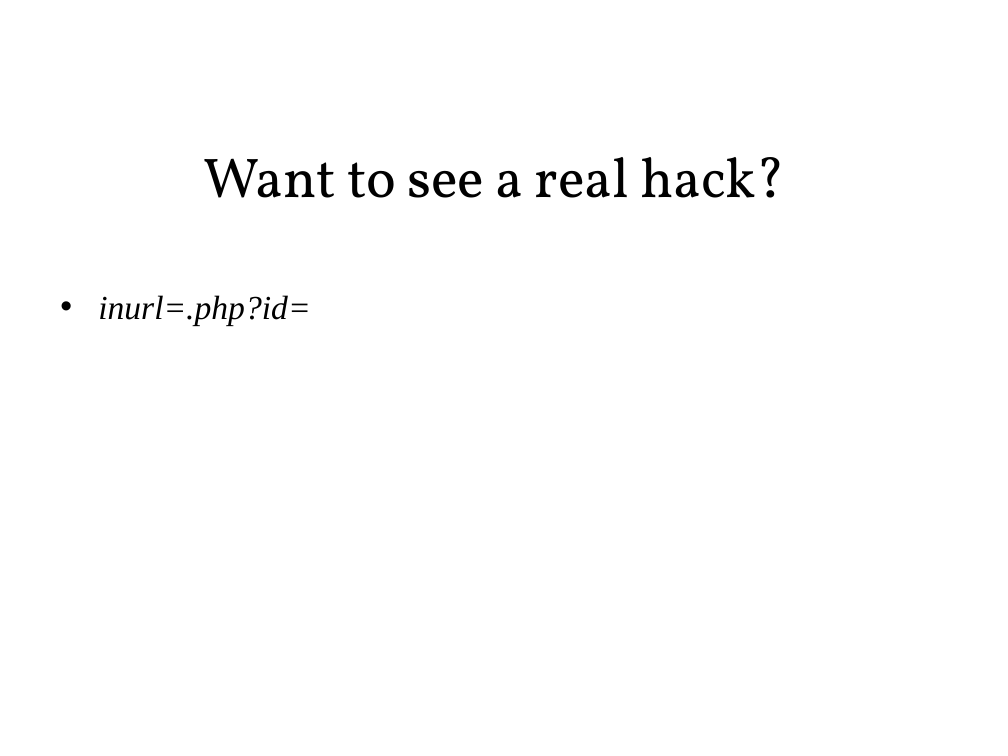
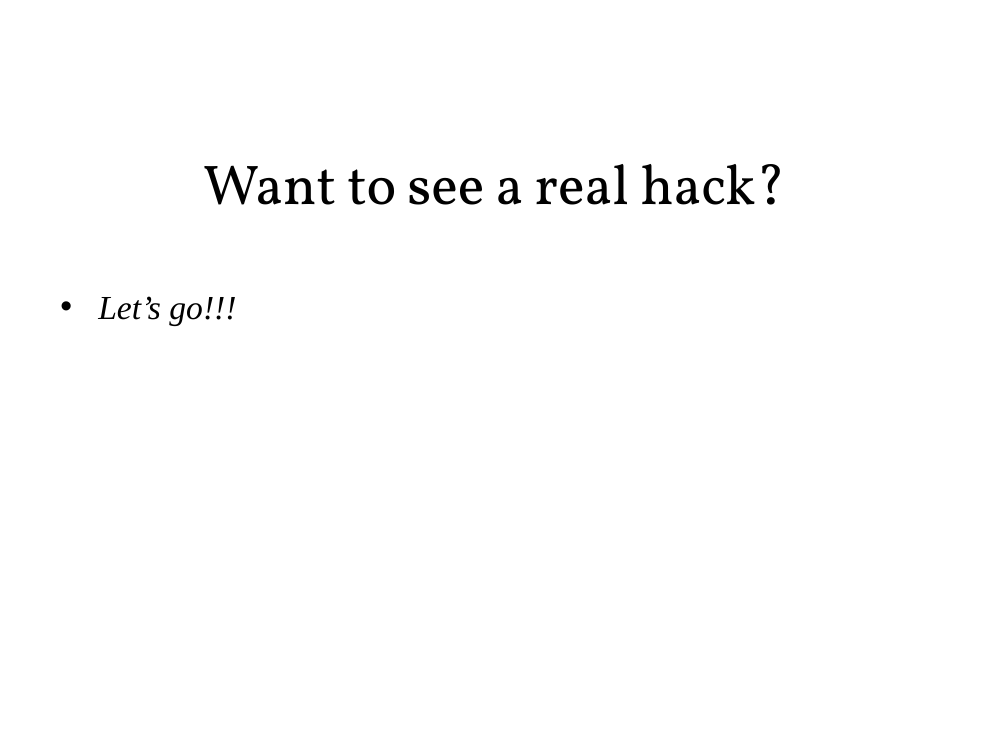
Before and after one commit to sonvq-qsoftvn/sqlinjection, a slide deck: slide 23 of QSoftVietnam_SlideTemplate2014- Sonvq.pptx. Drawn at 1008x756 pixels with LibreOffice and Linux fonts; fonts in the diff are those of the drawing; background and template pictures are left out. Boxes give left, top, right and bottom in pixels: in the first picture for what was removed or moved away, otherwise in the second. Text is boxed around its words. In the diff, an @@ line names an element or a change of style, - is before the commit and + after.

```diff
--- a/QSoftVietnam_SlideTemplate2014- Sonvq.pptx
+++ b/QSoftVietnam_SlideTemplate2014- Sonvq.pptx
@@ text "Want to see a real ...": place and size @@
-text "Want to see a real ..." at <box>203,157,785,198</box>
+text "Want to see a real ..." at <box>203,164,785,205</box>
@@ text at <box>98,296,236,325</box>: text changed @@
-• inurl=.php?id=
+• Let’s go!!!
```
